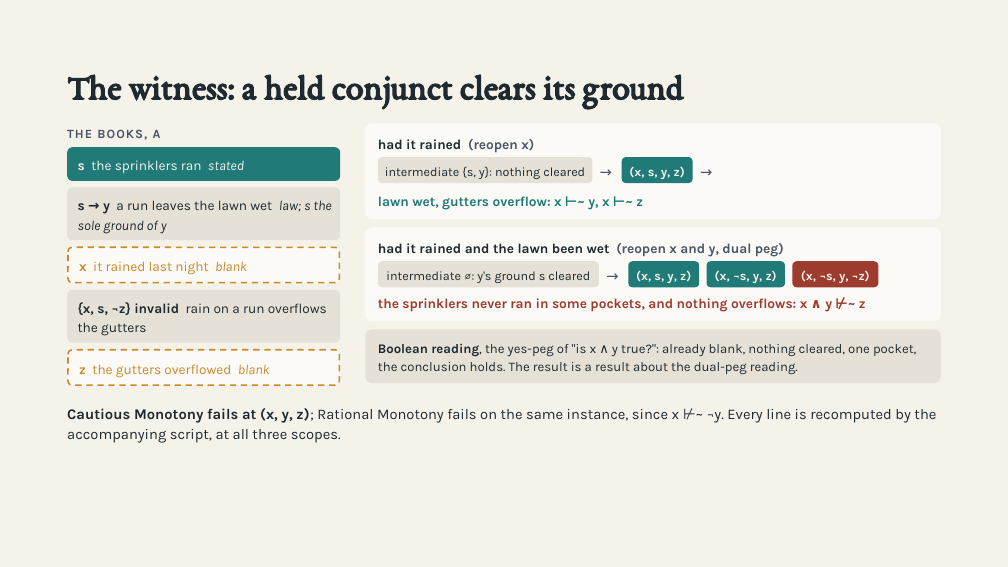
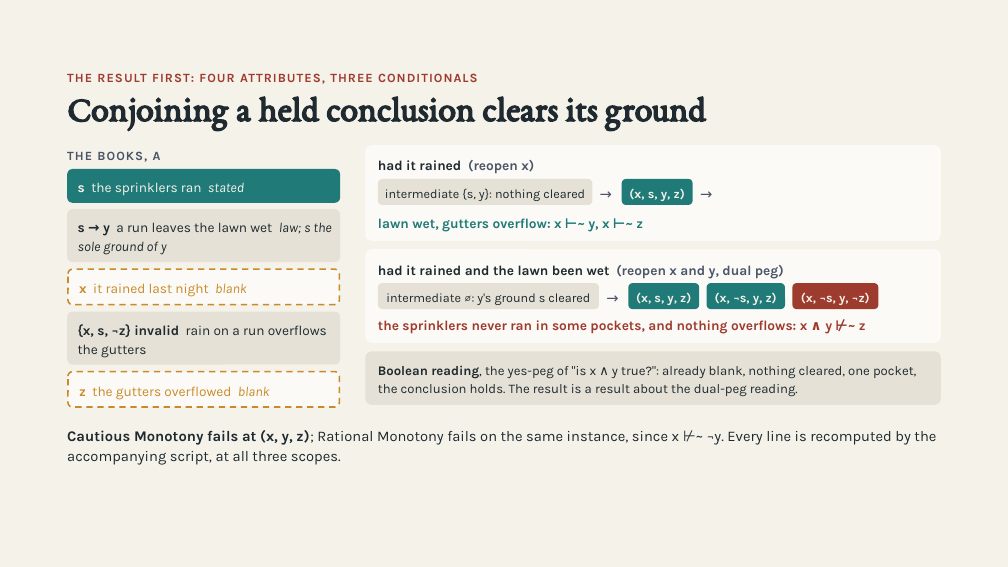
Before and after one commit to brunchwnewton/aethic-code, a slide deck: slide 2 of files/slides/counterfactuals/Counterfactuals Without the Ordering.pptx (slide 5 before the commit). Drawn at 1008x567 pixels with LibreOffice and Linux fonts; fonts in the diff are those of the drawing. Boxes give left, top, right and bottom in pixels: in the first picture for what was removed or moved away, otherwise in the second. Text is boxed around its words. In the diff, an @@ line names an element or a change of style, - is before the commit and + after.

```diff
--- a/files/slides/counterfactuals/Counterfactuals Without the Ordering.pptx
+++ b/files/slides/counterfactuals/Counterfactuals Without the Ordering.pptx
@@ text added at (67,73,478,84), 12 pt, text #9E3B2F, bold @@
+THE RESULT FIRST: FOUR ATTRIBUTES, THREE CONDITIONALS
@@ title at (67,96,706,130): text changed @@
-The witness: a held conjunct clears its ground
+Conjoining a held conclusion clears its ground
@@ 14 rounded rectangles, 9 texts: place and size @@
-14 rounded rectangles, 9 texts at (67,123,941,443)
+14 rounded rectangles, 9 texts at (67,145,941,465)
```
Also in this commit, not shown: 1 other slide changed, 5 other files.
